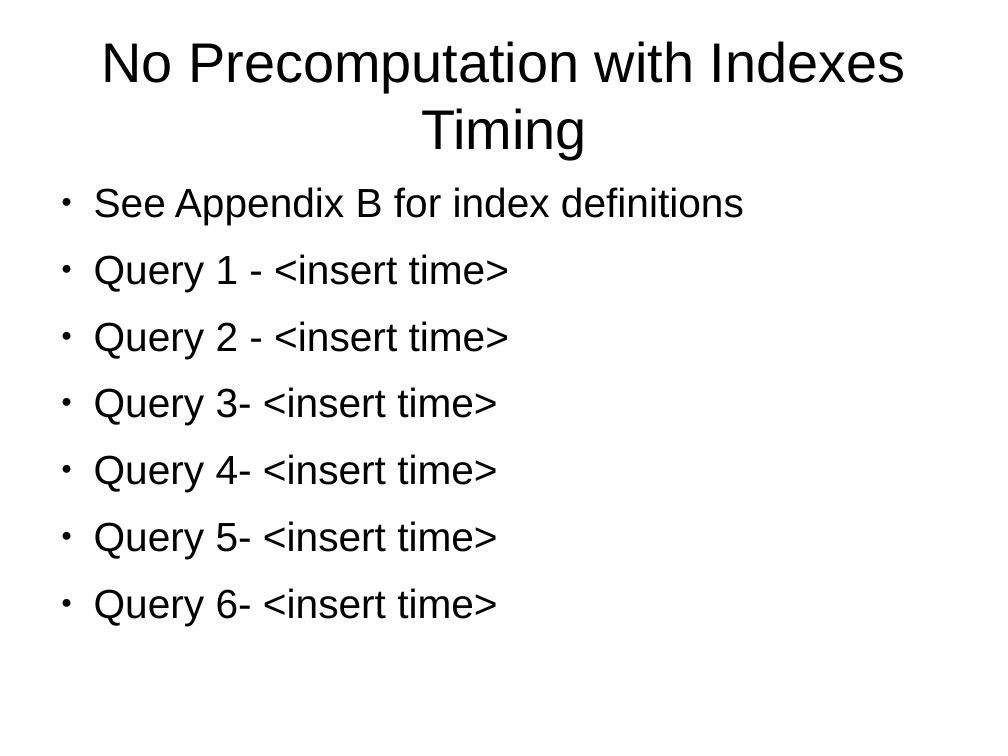
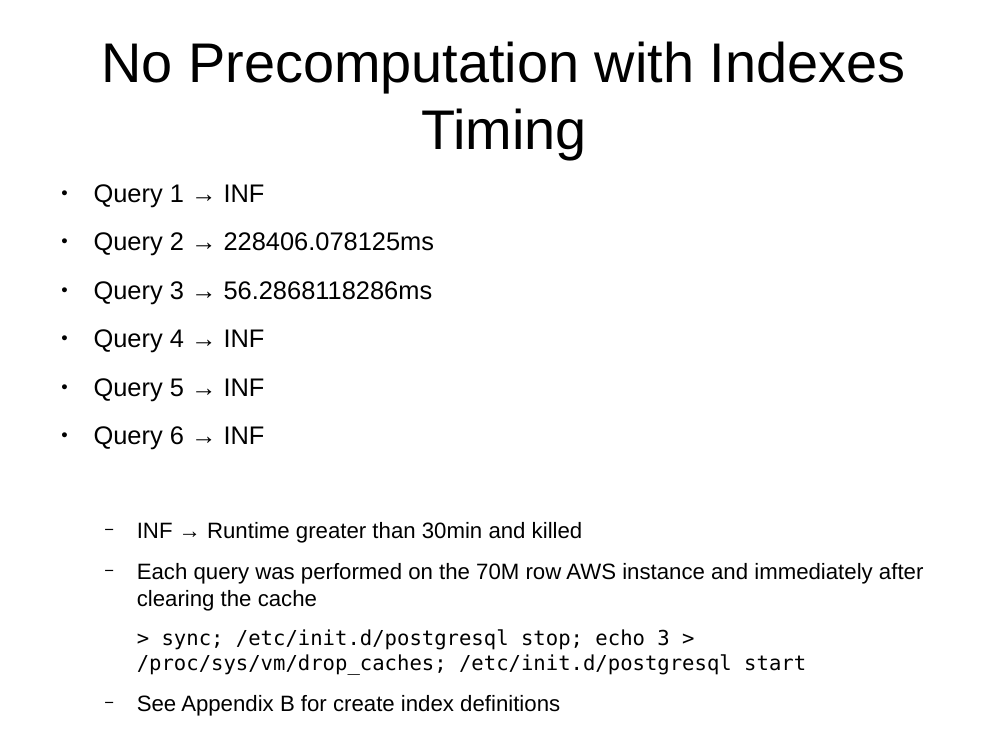
Before and after one commit to afcarl/dse201_final, a slide deck: slide 3 of dse201_final_report.odp. Drawn at 1008x756 pixels with LibreOffice and Linux fonts; fonts in the diff are those of the drawing. Boxes give left, top, right and bottom in pixels: in the first picture for what was removed or moved away, otherwise in the second. Text is boxed around its words. In the diff, an @@ line names an element or a change of style, - is before the commit and + after.

```diff
--- a/dse201_final_report.odp
+++ b/dse201_final_report.odp
@@ text at (x1=94, y1=184, x2=923, y2=716): text changed; size 32 to 17.5 pt @@
-● See Appendix B for index definitions
-● Query 1 - <insert time>
-● Query 2 - <insert time>
-● Query 3- <insert time>
-● Query 4- <insert time>
-● Query 5- <insert time>
-● Query 6- <insert time>
+● Query 1 → INF
+● Query 2 → 228406.078125ms
+● Query 3 → 56.2868118286ms
+● Query 4 → INF
+● Query 5 → INF
+● Query 6 → INF
+  − INF → Runtime greater than 30min and killed
+  − Each query was performed on the 70M row AWS instance and immediately after clearing the cache
+  > sync; /etc/init.d/postgresql stop; echo 3 > /proc/sys/vm/drop_caches; /etc/init.d/postgresql start
+  − See Appendix B for create index definitions
```
Also in this commit, not shown: 4 other slides changed, 1 slide added, 1 slide removed.
